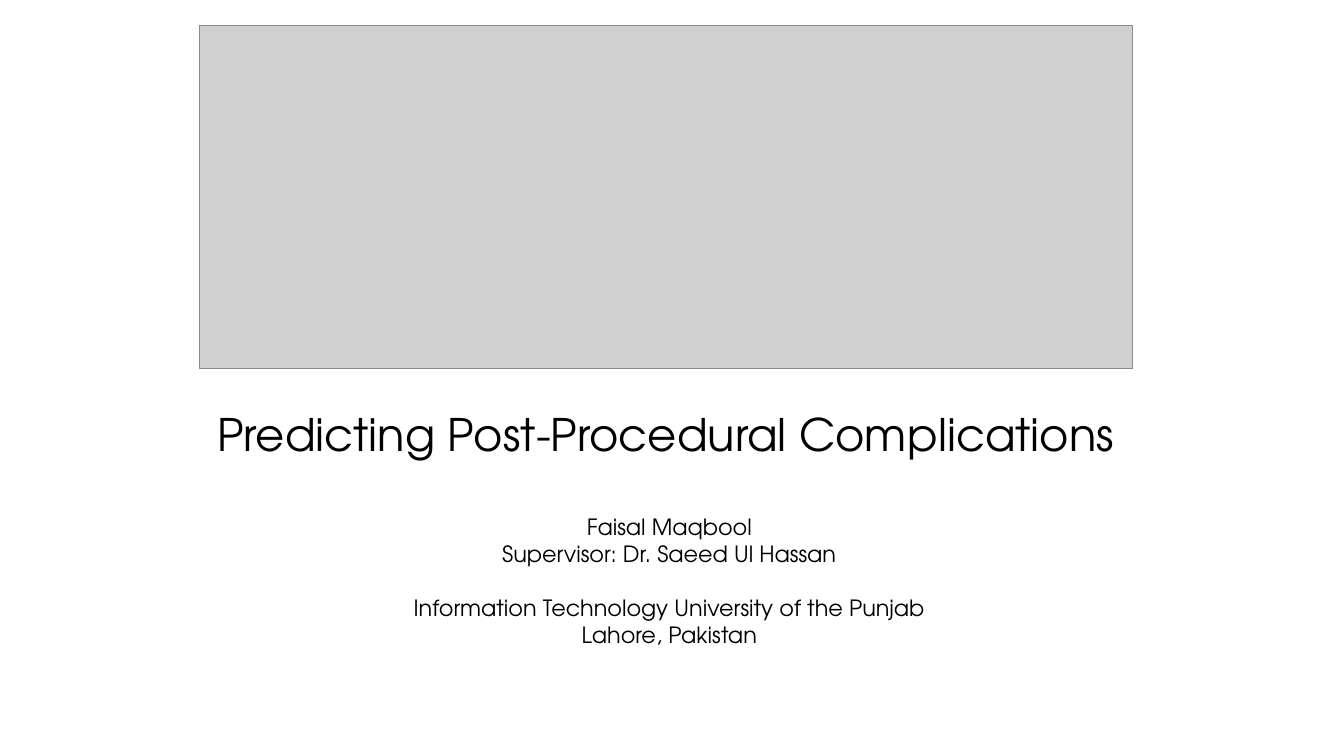
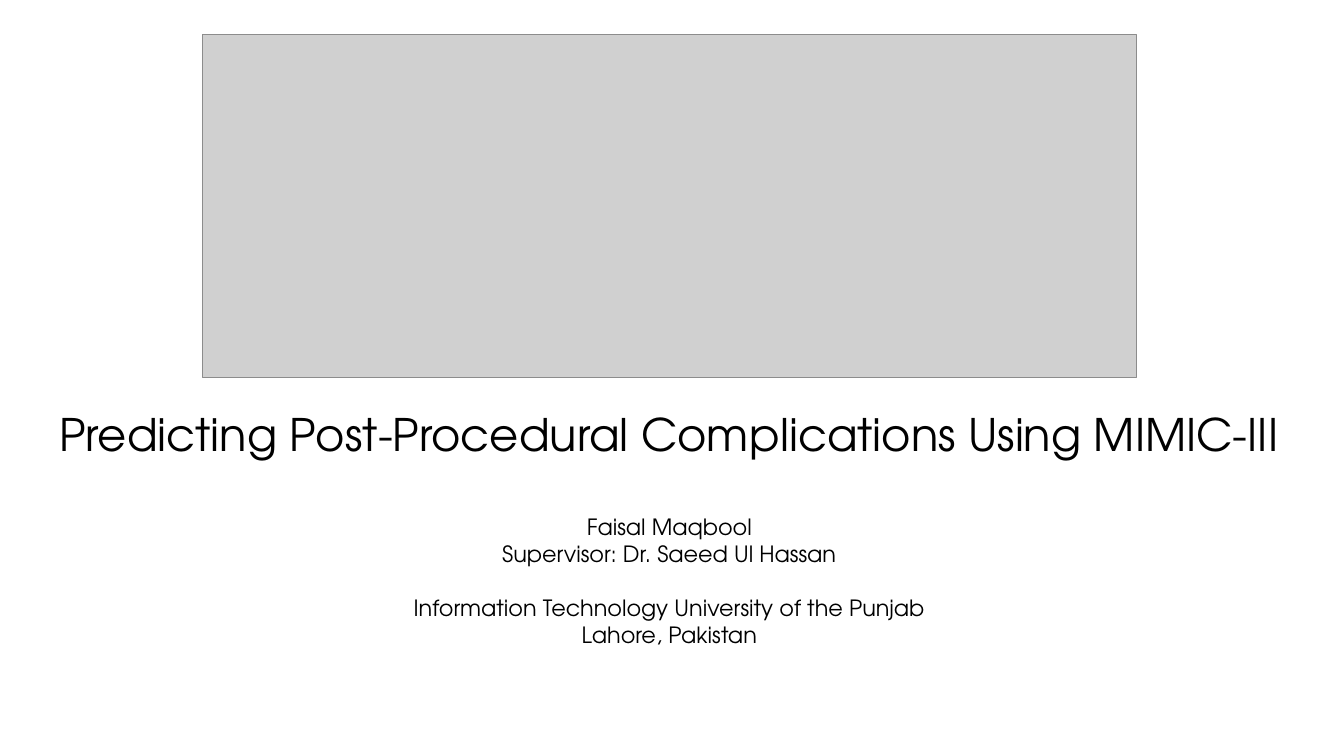
Before and after one commit to fmqbl/Predicting-Post-Procedural-Complications-Using-MIMICIII, a slide deck: slide 1 of ClinicalOutcomes.pptx. Drawn at 1344x756 pixels with LibreOffice and Linux fonts; fonts in the diff are those of the drawing; grey boxes stand for pictures. Boxes give left, top, right and bottom in pixels: in the first picture for what was removed or moved away, otherwise in the second. Text is boxed around its words. In the diff, an @@ line names an element or a change of style, - is before the commit and + after.

```diff
--- a/ClinicalOutcomes.pptx
+++ b/ClinicalOutcomes.pptx
@@ picture moved from (x1=200, y1=26, x2=1133, y2=369) to (x1=203, y1=35, x2=1136, y2=378) @@
@@ subtitle at (x1=59, y1=417, x2=1278, y2=461): text changed @@
-Predicting Post-Procedural Complications
+Predicting Post-Procedural Complications Using MIMIC-III
```
Also in this commit, not shown: 5 other slides changed, 19 slides added, 14 slides removed, 1 other file.
